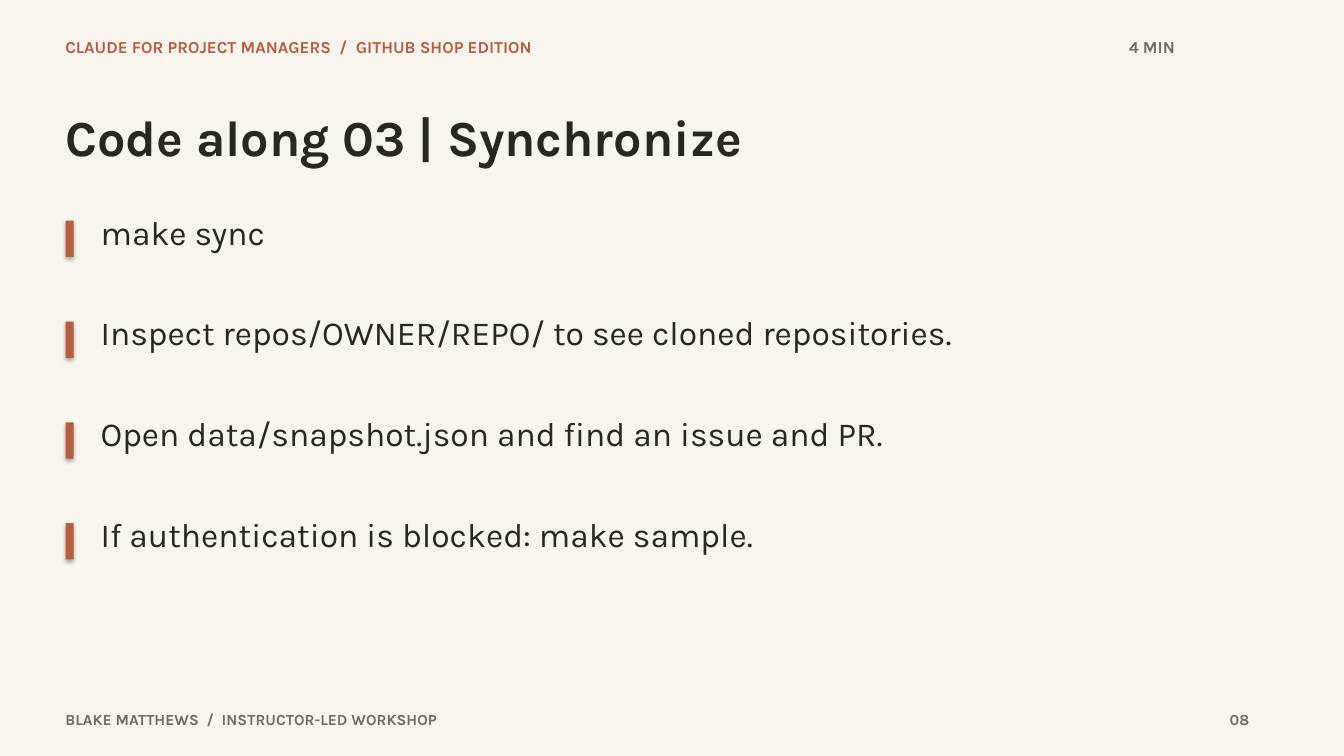
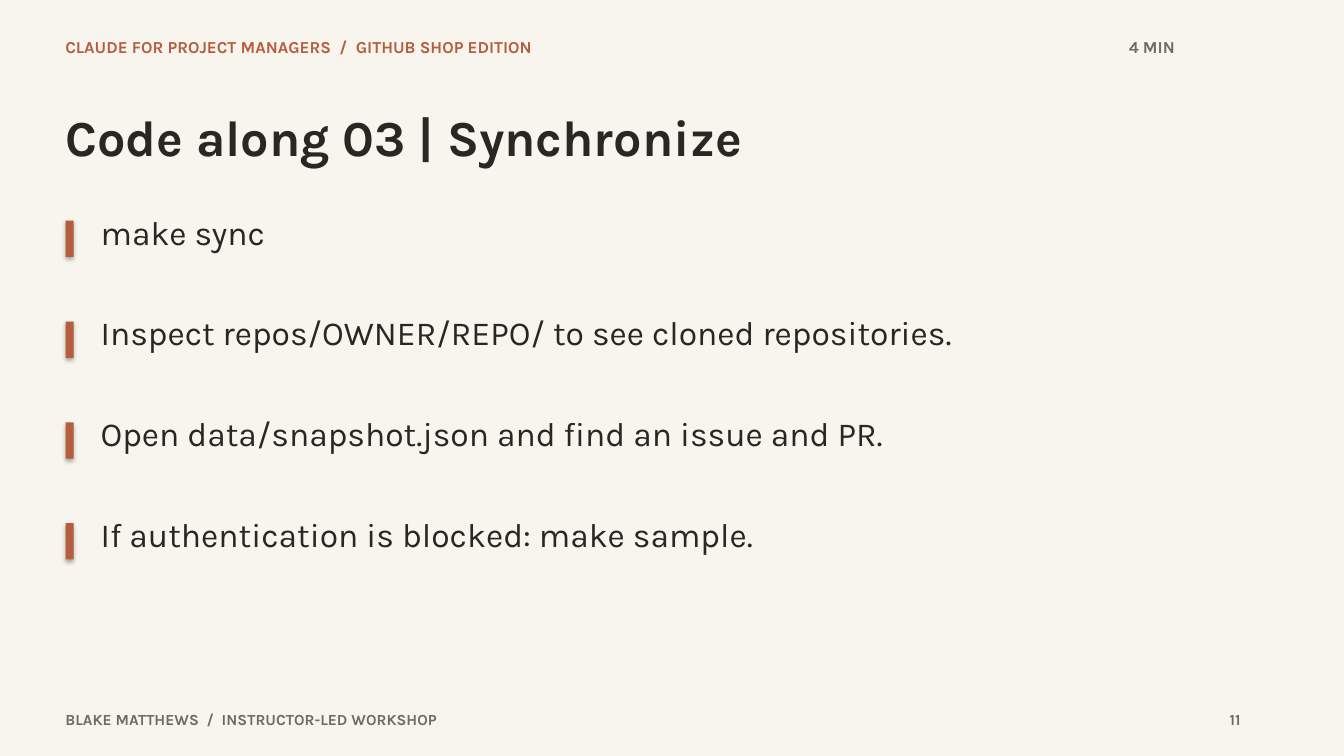
Before and after one commit to BlakeTeachesClaude/Claude_Desktop_for_PMs, a slide deck: slide 11 of github-pm-workshop.pptx (slide 8 before the commit). Drawn at 1344x756 pixels with LibreOffice and Linux fonts; fonts in the diff are those of the drawing. Boxes give left, top, right and bottom in pixels: in the first picture for what was removed or moved away, otherwise in the second. Text is boxed around its words. In the diff, an @@ line names an element or a change of style, - is before the commit and + after.

```diff
--- a/github-pm-workshop.pptx
+++ b/github-pm-workshop.pptx
@@ text at box(1230, 715, 1241, 725): text changed @@
-08
+11
```
Also in this commit, not shown: 8 other slides changed, 3 slides added, 29 other files.
